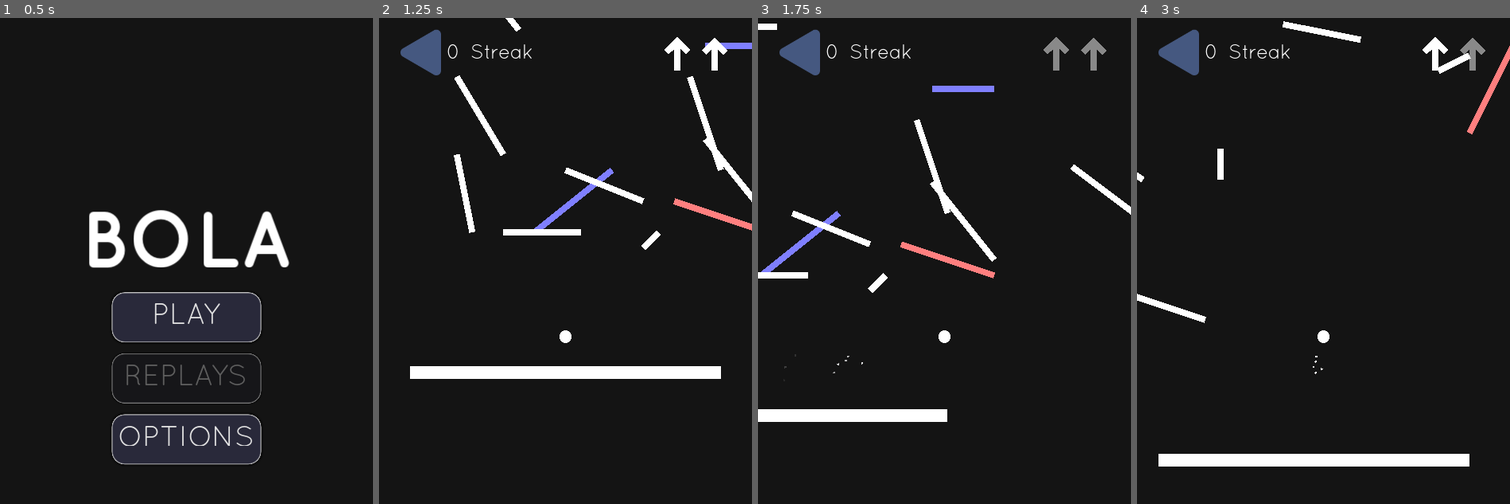
Above: before the commit, frames 1-4 (left to right).
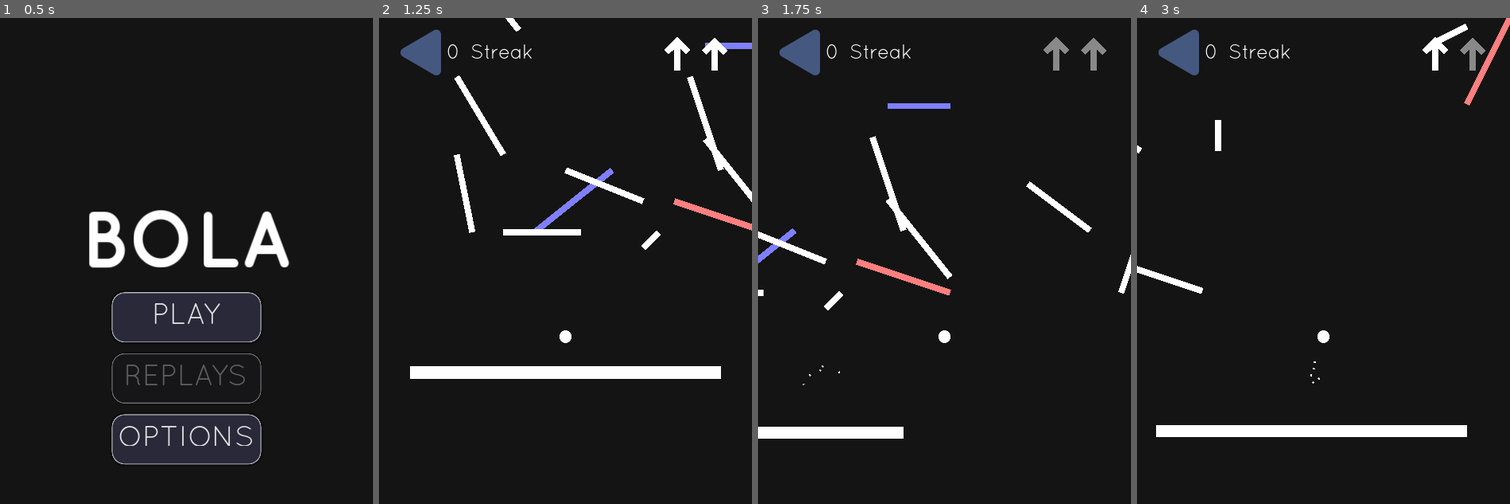
Above: after the commit, the same moments.

Repository: manglemix/Bola
Game: Godot game, scene res://levels/main_menu.tscn
Same seed, same stepped clock (60 frames per second), same inputs: the game is played once before the commit and once after it.
Inputs (mouse positions are in pixels of both pictures, inside the frame that each line leads up to):
- Up to frame 1 (0.5 s): no input
- Up to frame 2 (1.25 s): click "PLAY" at 0.5 s
- Up to frame 3 (1.75 s): move the mouse to (1026, 304) at 1.27 s; click (1026, 304) at 1.35 s; click (1026, 304) at 1.52 s
- Up to frame 4 (3 s): click (1405, 304) at 1.82 s; drag from (1248, 367) to (1304, 465) at 2.02 s; move the mouse to (1360, 197) at 2.77 s; click (1360, 197) at 2.85 s

Frame 1 is identical in both runs. In frame 2, less than 0.1% of the frame differs, in the area x 20-100%, y 0-38%; in frame 3, 6.6%, in the area x 0-100%, y 1-87%; in frame 4, 6.1%.

Commit message:
Improved jump math

Diff:
--- a/agents/bouncy_ball.gd
+++ b/agents/bouncy_ball.gd
@@ -12,8 +12,7 @@
 signal collided_with(body)
 signal jump_started(to)
 
-export var initial_jump_speed := 400.0
-export var jump_acceleration := 900.0
+export var jump_height := 300.0
 export var jump_duration := 0.5
 export var max_jumps := 2
 export var max_floor_angle_degrees := 60.0
@@ -33,6 +32,8 @@
 
 onready var _controller: AgentController = get_node(controller_path)
 onready var gravity: float = ProjectSettings.get_setting("physics/2d/default_gravity") * gravity_scale
+onready var initial_jump_speed := sqrt(gravity * jump_height)
+onready var jump_acceleration := (sqrt(gravity) * sqrt(gravity * jump_duration * jump_duration + 8 * jump_height - 4 * jump_duration * initial_jump_speed) + gravity * jump_duration - 2 * initial_jump_speed) / 2 / jump_duration
 
 
 func set_linear_velocity(velocity: Vector2):
@@ -74,7 +75,7 @@
 
 func _physics_process(delta: float):
 	linear_velocity += Vector2.DOWN * gravity * delta
-	linear_velocity -= linear_velocity * linear_velocity * drag_modifier * delta
+#	linear_velocity -= linear_velocity * linear_velocity * drag_modifier * delta
 
 	_controller.poll_mutation(delta, self)
 
--- a/agents/player.gd
+++ b/agents/player.gd
@@ -3,7 +3,7 @@
 
 
 const TOO_STEEP_SCENE: PackedScene = preload("res://ui/too_steep.tscn")
-const TOO_STEEP_ANGLE := deg2rad(80)
+const TOO_STEEP_ANGLE_DIFF := 20.0
 const TOO_STEEP_DELAY := 0.5
 
 var _too_steep_delay_timer: Timer
@@ -30,7 +30,7 @@
 
 
 func _on_not_landed(angle: float):
-	if angle > TOO_STEEP_ANGLE or not _too_steep_delay_timer.is_stopped(): return
+	if angle > deg2rad(max_floor_angle_degrees + TOO_STEEP_ANGLE_DIFF) or not _too_steep_delay_timer.is_stopped(): return
 	var instance := TOO_STEEP_SCENE.instance()
 	get_tree().current_scene.add_child(instance)
 	instance.global_position = global_position
--- a/levels/grandmaster.tscn
+++ b/levels/grandmaster.tscn
@@ -22,8 +22,6 @@
 
 [node name="Player" parent="." instance=ExtResource( 2 )]
 position = Vector2( 0, -150 )
-initial_jump_speed = 600.0
-jump_acceleration = 1400.0
 gravity_scale = 2.2
 
 [node name="Camera2D" type="Camera2D" parent="Player"]
--- a/levels/professional.tscn
+++ b/levels/professional.tscn
@@ -21,8 +21,6 @@
 
 [node name="Player" parent="." instance=ExtResource( 2 )]
 position = Vector2( 0, -150 )
-initial_jump_speed = 600.0
-jump_acceleration = 1400.0
 gravity_scale = 2.0
 
 [node name="Camera2D" type="Camera2D" parent="Player"]
